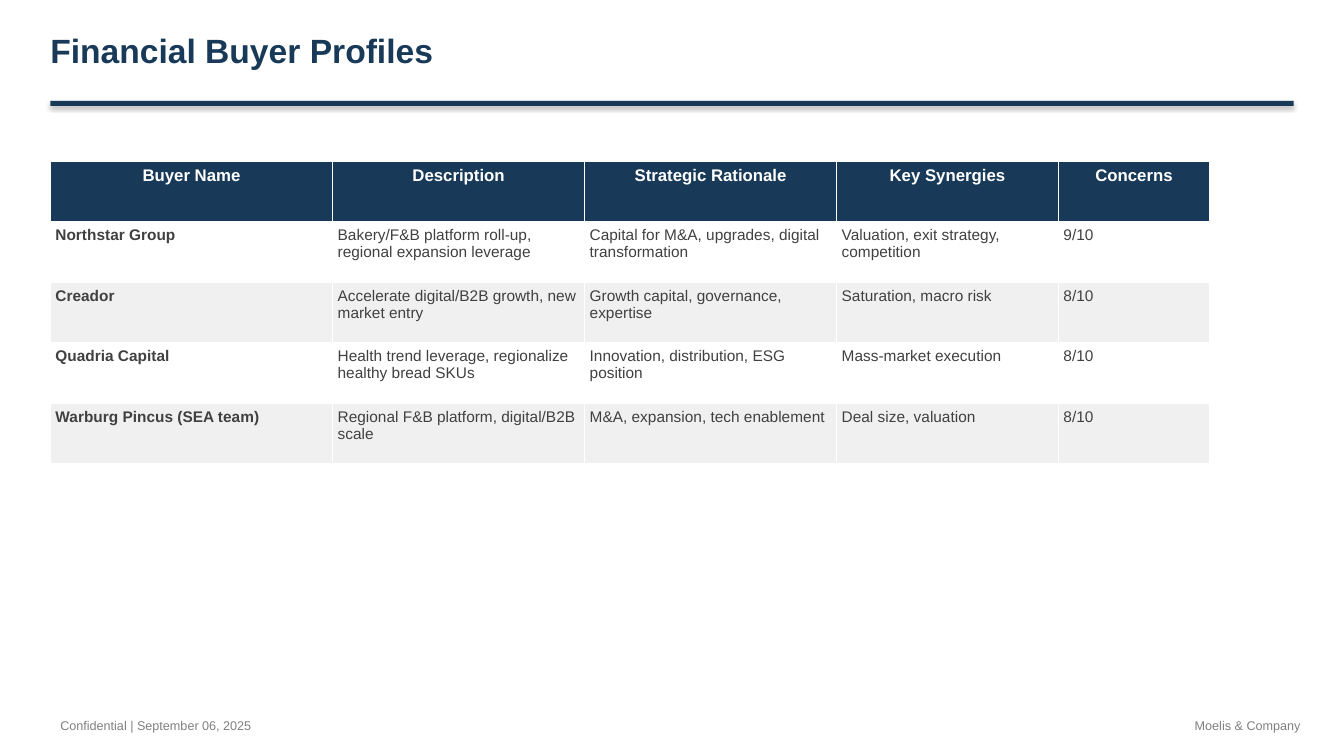
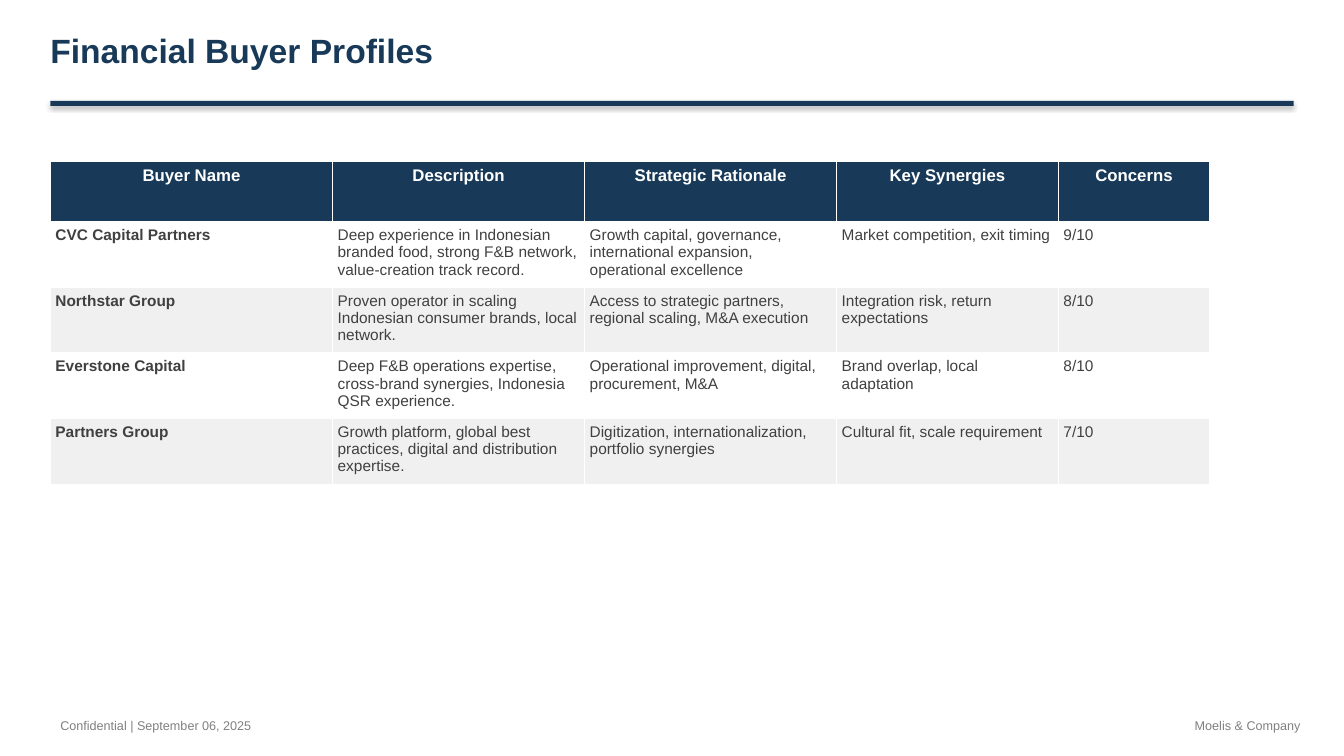
Before and after one commit to alinvb/slide_generator, a slide deck: slide 16 of ai_generated_deck.pptx (slide 21 before the commit). Drawn at 1344x756 pixels with LibreOffice and Linux fonts; fonts in the diff are those of the drawing. Boxes give left, top, right and bottom in pixels: in the first picture for what was removed or moved away, otherwise in the second. Text is boxed around its words. In the diff, an @@ line names an element or a change of style, - is before the commit and + after.

```diff
--- a/ai_generated_deck.pptx
+++ b/ai_generated_deck.pptx
@@ table at [50, 161, 1210, 478] @@
-row 2: Northstar Group | Bakery/F&B platform roll-up, regional expansion leverage | Capital for M&A, upgrades, digital transformation | Valuation, exit strategy, competition | 9/10
+row 2: CVC Capital Partners | Deep experience in Indonesian branded food, strong F&B network, value-creation track record. | Growth capital, governance, international expansion, operational excellence | Market competition, exit timing | 9/10
-row 3: Creador | Accelerate digital/B2B growth, new market entry | Growth capital, governance, expertise | Saturation, macro risk | 8/10
+row 3: Northstar Group | Proven operator in scaling Indonesian consumer brands, local network. | Access to strategic partners, regional scaling, M&A execution | Integration risk, return expectations | 8/10
-row 4: Quadria Capital | Health trend leverage, regionalize healthy bread SKUs | Innovation, distribution, ESG position | Mass-market execution | 8/10
+row 4: Everstone Capital | Deep F&B operations expertise, cross-brand synergies, Indonesia QSR experience. | Operational improvement, digital, procurement, M&A | Brand overlap, local adaptation | 8/10
-row 5: Warburg Pincus (SEA team) | Regional F&B platform, digital/B2B scale | M&A, expansion, tech enablement | Deal size, valuation | 8/10
+row 5: Partners Group | Growth platform, global best practices, digital and distribution expertise. | Digitization, internationalization, portfolio synergies | Cultural fit, scale requirement | 7/10
```
Also in this commit, not shown: 11 other slides changed, 1 slide added, 6 slides removed, 2 other files.
